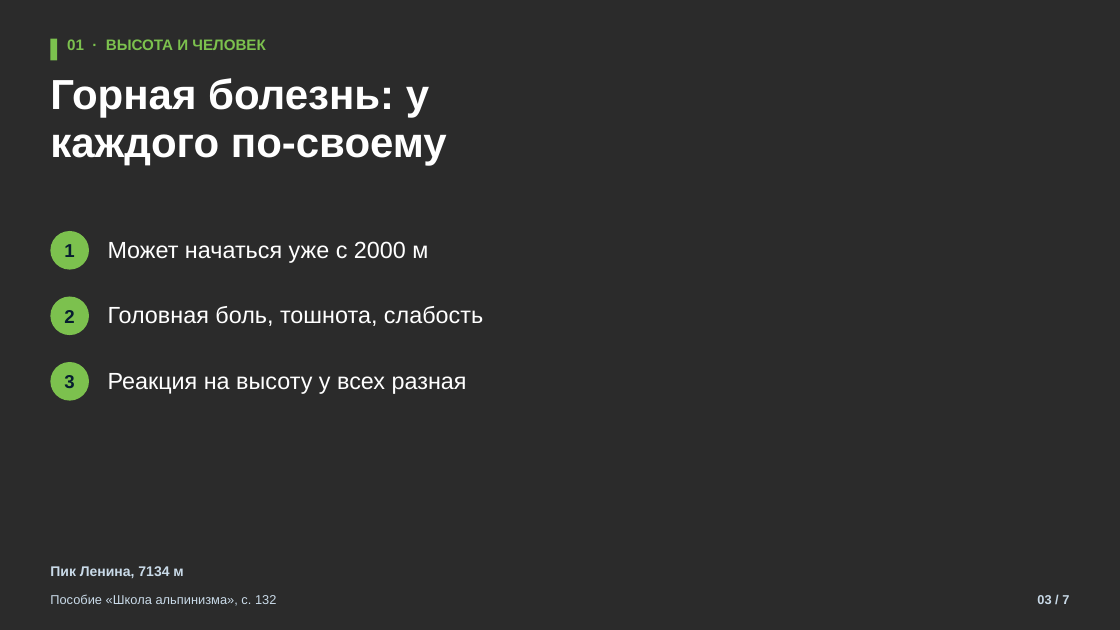
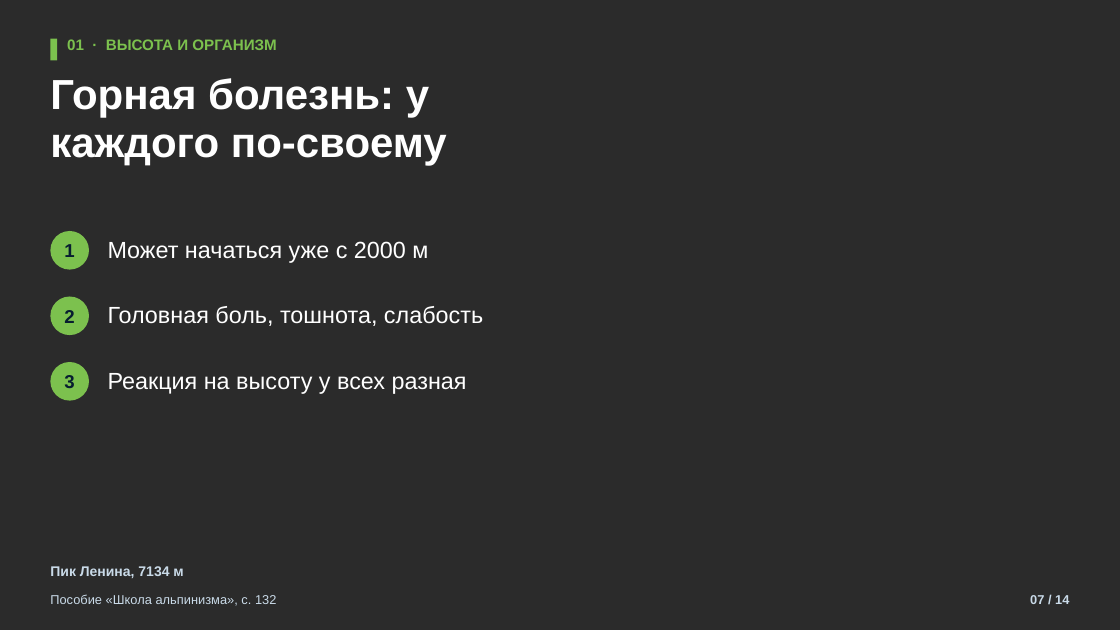
Before and after one commit to kirill54/far-education, a slide deck: slide 7 of presentations/lessons/M05-1_vysota-i-akklimatizaciya.pptx (slide 3 before the commit). Drawn at 1120x630 pixels with LibreOffice and Linux fonts; fonts in the diff are those of the drawing; background and template pictures are left out; a plain dark background stands for a picture behind light text. Boxes give left, top, right and bottom in pixels: in the first picture for what was removed or moved away, otherwise in the second. Text is boxed around its words. In the diff, an @@ line names an element or a change of style, - is before the commit and + after.

```diff
--- a/presentations/lessons/M05-1_vysota-i-akklimatizaciya.pptx
+++ b/presentations/lessons/M05-1_vysota-i-akklimatizaciya.pptx
@@ text at bbox=[67, 39, 276, 50]: text changed @@
-01 · ВЫСОТА И ЧЕЛОВЕК
+01 · ВЫСОТА И ОРГАНИЗМ
@@ text at bbox=[1030, 595, 1069, 604]: text changed @@
-03 / 7
+07 / 14
```
Also in this commit, not shown: 5 other slides changed, 8 slides added, 1 slide removed, 21 other files.
